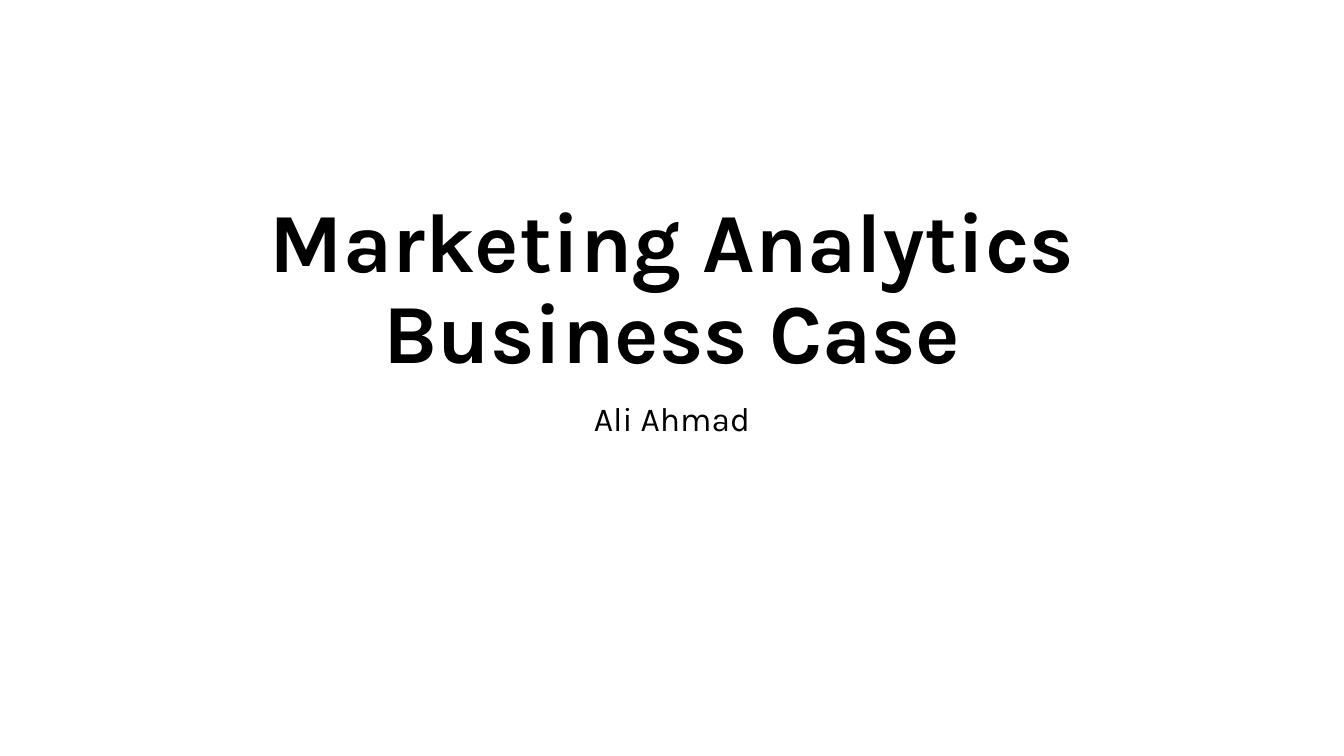
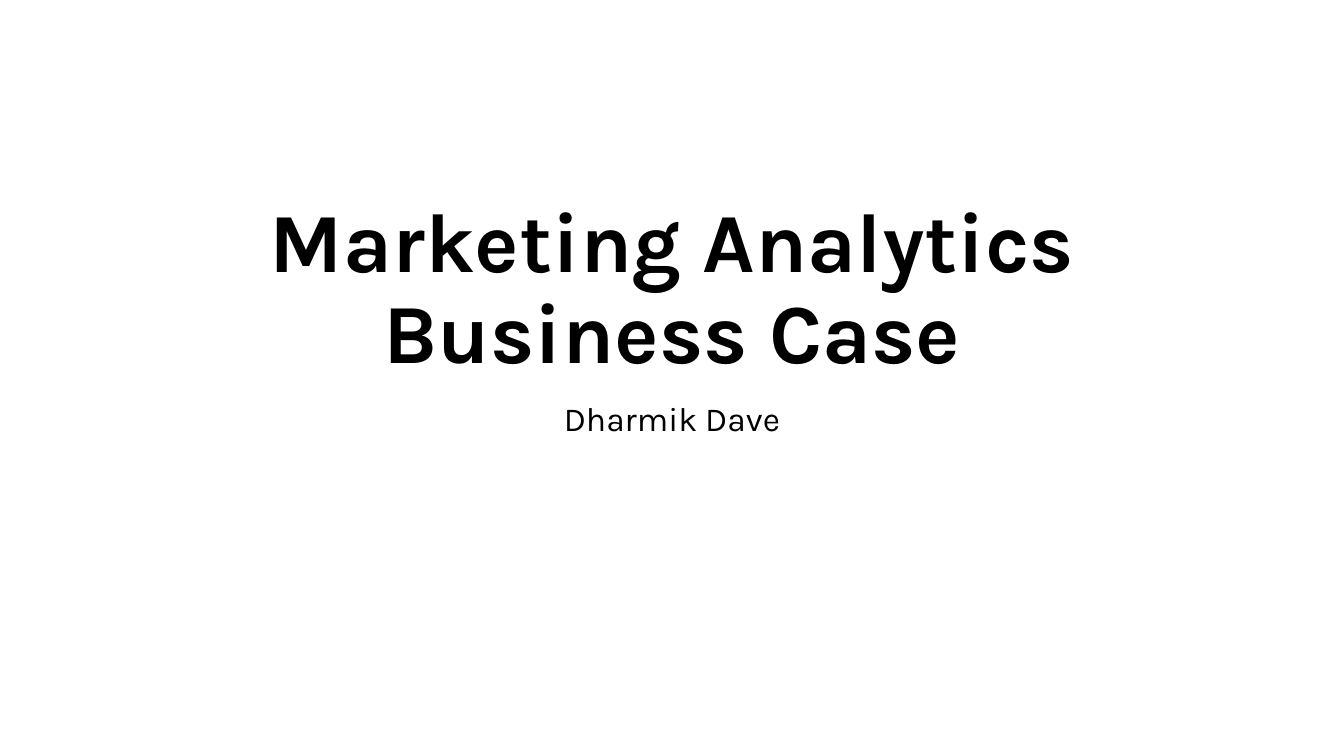
Before and after one commit to dharmik-29/Marketing-Analytics-Platform-, a slide deck: slide 1 of phase1 - Marketing Analytics Business Case.pptx. Drawn at 1344x756 pixels with LibreOffice and Linux fonts; fonts in the diff are those of the drawing. Boxes give left, top, right and bottom in pixels: in the first picture for what was removed or moved away, otherwise in the second. Text is boxed around its words. In the diff, an @@ line names an element or a change of style, - is before the commit and + after.

```diff
--- a/phase1 - Marketing Analytics Business Case.pptx
+++ b/phase1 - Marketing Analytics Business Case.pptx
@@ subtitle at (564, 408, 780, 432): text changed @@
-Ali Ahmad
+Dharmik Dave
```
